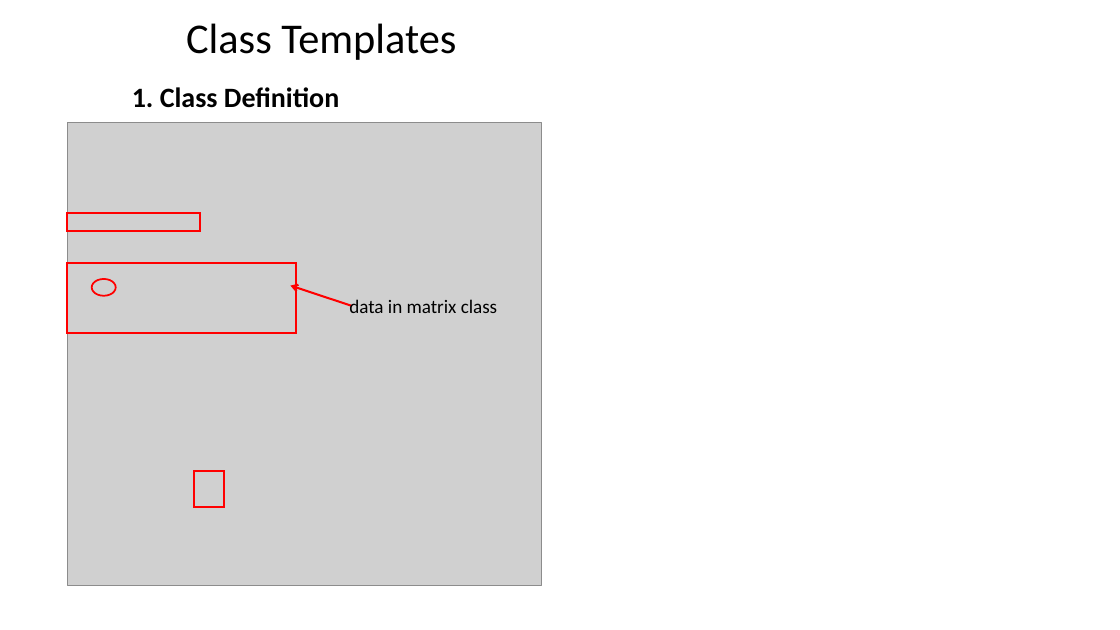
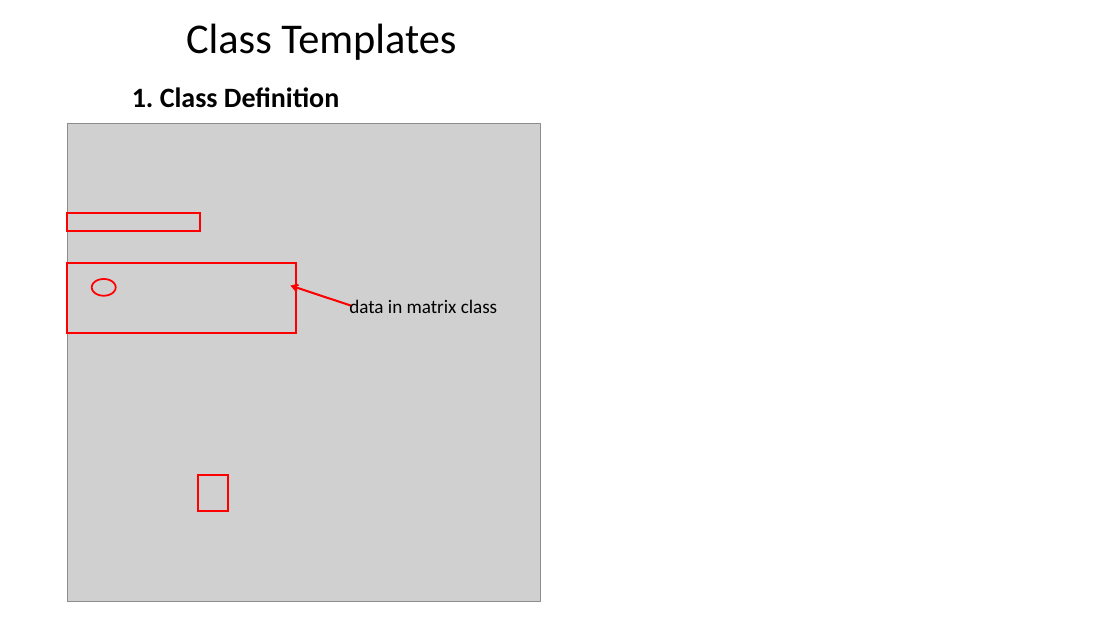
Before and after one commit to ShiqiYu/CPP, a slide deck: slide 21 of week13/Lab13.pptx (slide 26 before the commit). Drawn at 1120x630 pixels with LibreOffice and Linux fonts; fonts in the diff are those of the drawing; grey boxes stand for pictures; background and template pictures are left out. Boxes give left, top, right and bottom in pixels: in the first picture for what was removed or moved away, otherwise in the second. Text is boxed around its words. In the diff, an @@ line names an element or a change of style, - is before the commit and + after.

```diff
--- a/week13/Lab13.pptx
+++ b/week13/Lab13.pptx
@@ picture: place and size @@
-picture at (68,123,542,585)
+picture at (67,124,541,602)
@@ rectangle: place and size @@
-rectangle at (194,471,223,507)
+rectangle at (198,476,228,512)
@@ rectangle at (198,476,228,512): outline #FF0000 2 pt to #FF0000 1.5 pt @@
```
Also in this commit, not shown: 5 other slides changed, 13 slides added, 9 slides removed.
